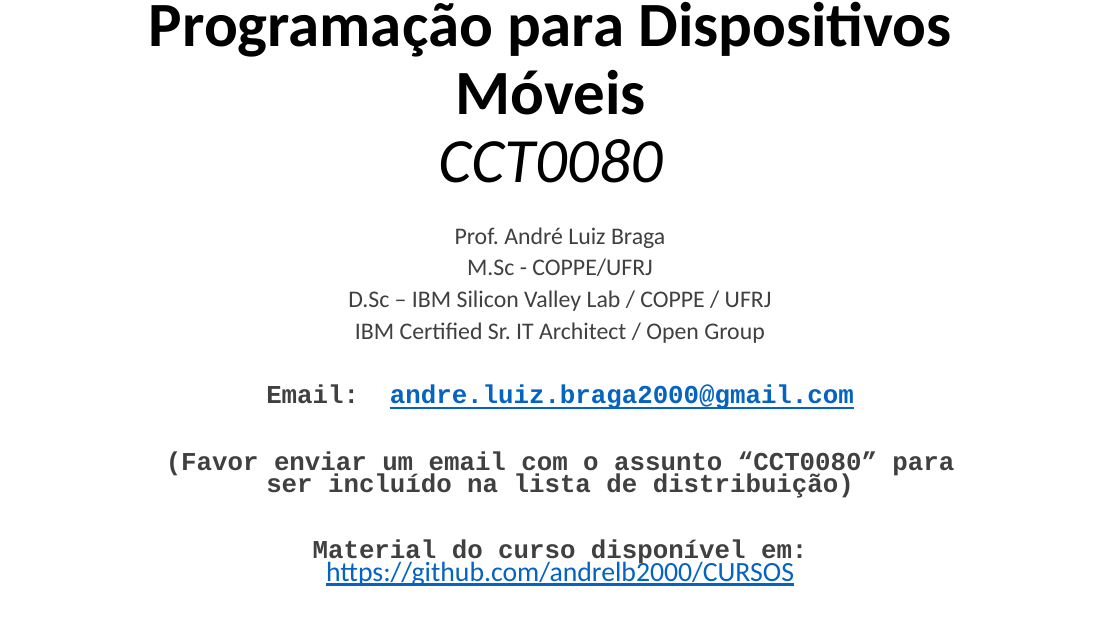
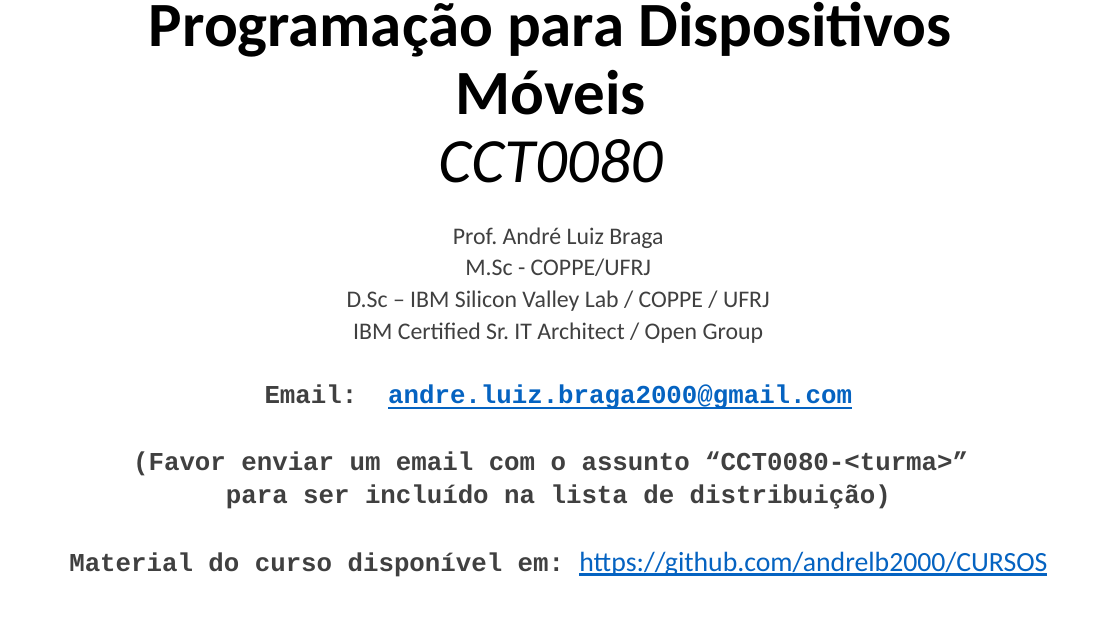
Before and after one commit to LeoCaronezi/CURSOS, a slide deck: slide 1 of Programação para dispositivos moveis/SLIDES/CCT0080_Aula_01_2018_2.pptx. Drawn at 1120x630 pixels with LibreOffice and Linux fonts; fonts in the diff are those of the drawing. Boxes give left, top, right and bottom in pixels: in the first picture for what was removed or moved away, otherwise in the second. Text is boxed around its words. In the diff, an @@ line names an element or a change of style, - is before the commit and + after.

Commit message:
Update de Cursos

```diff
--- a/Programação para dispositivos moveis/SLIDES/CCT0080_Aula_01_2018_2.pptx
+++ b/Programação para dispositivos moveis/SLIDES/CCT0080_Aula_01_2018_2.pptx
@@ subtitle "Prof. André Luiz Braga": place and size @@
-subtitle "Prof. André Luiz Braga" at [166, 227, 954, 586]
+subtitle "Prof. André Luiz Braga" at [69, 227, 1047, 577]
@@ subtitle at [133, 451, 968, 509]: text changed @@
-(Favor enviar um email com o assunto “CCT0080” para ser incluído na lista de distribuição)
+(Favor enviar um email com o assunto “CCT0080-<turma>”
+para ser incluído na lista de distribuição)
```
Also in this commit, not shown: 6 other files.
